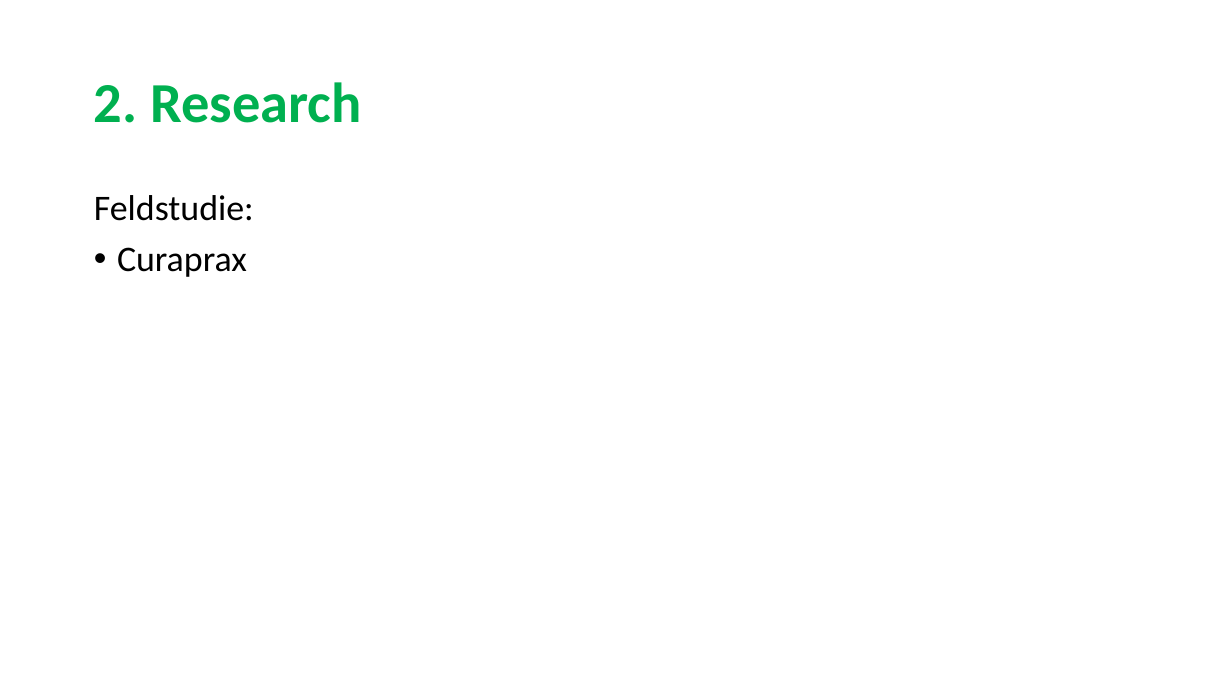
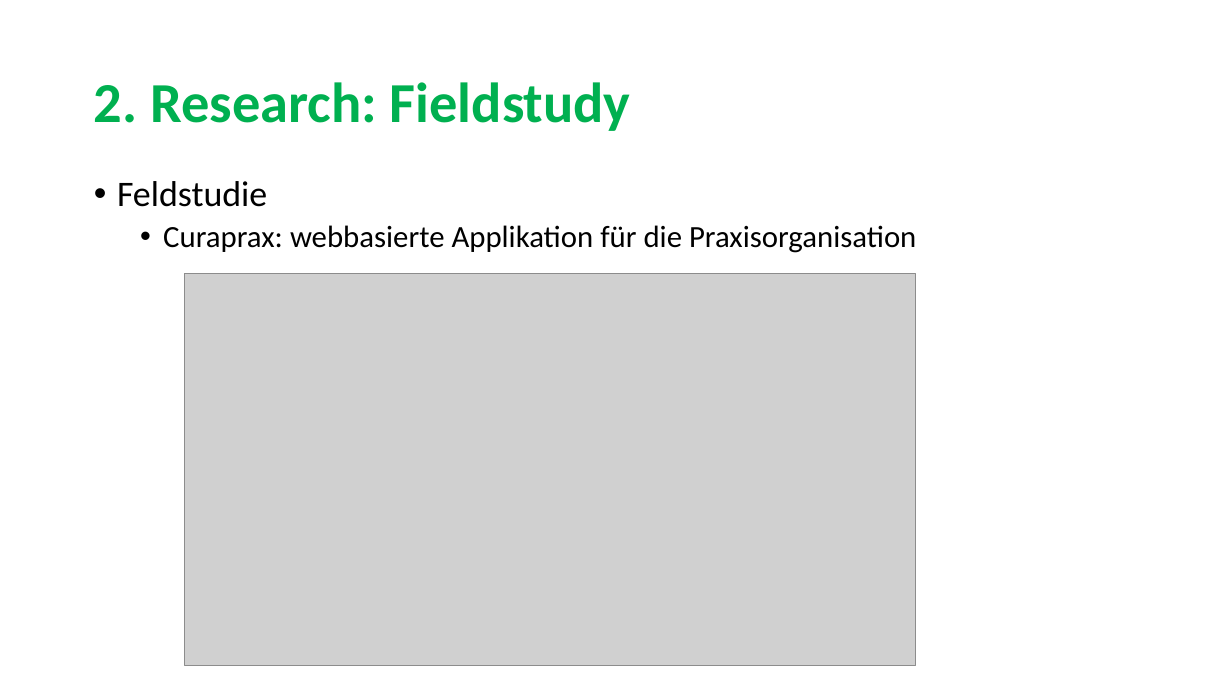
Before and after one commit to sarahmele/ch.bfh.btx8081.w2015.green, a slide deck: slide 8 of doc/task03/Task3.pptx (slide 4 before the commit). Drawn at 1232x693 pixels with LibreOffice and Linux fonts; fonts in the diff are those of the drawing; grey boxes stand for pictures. Boxes give left, top, right and bottom in pixels: in the first picture for what was removed or moved away, otherwise in the second. Text is boxed around its words. In the diff, an @@ line names an element or a change of style, - is before the commit and + after.

```diff
--- a/doc/task03/Task3.pptx
+++ b/doc/task03/Task3.pptx
@@ title at [94,82,631,131]: text changed @@
-2. Research
+2. Research: Fieldstudy
@@ text removed at [94,195,254,277] @@
-Feldstudie:
-• Curaprax
@@ text added at [117,181,916,253], 24 pt, text #000000 @@
+• Feldstudie
+  • Curaprax: webbasierte Applikation für die Praxisorganisation
@@ picture added at [185,274,916,665] @@
```
Also in this commit, not shown: 7 other slides changed, 5 slides added, 4 slides removed.
